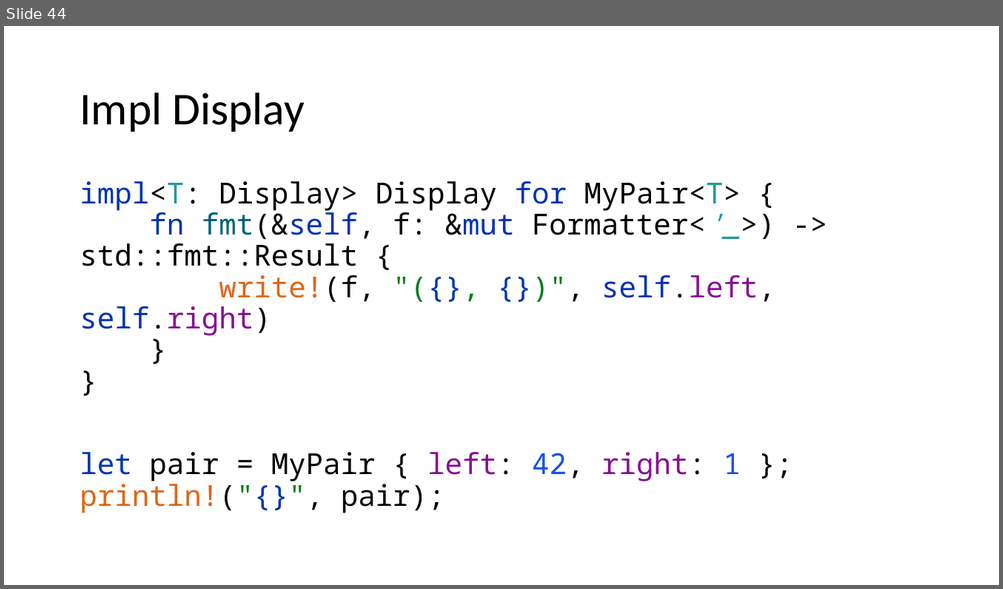
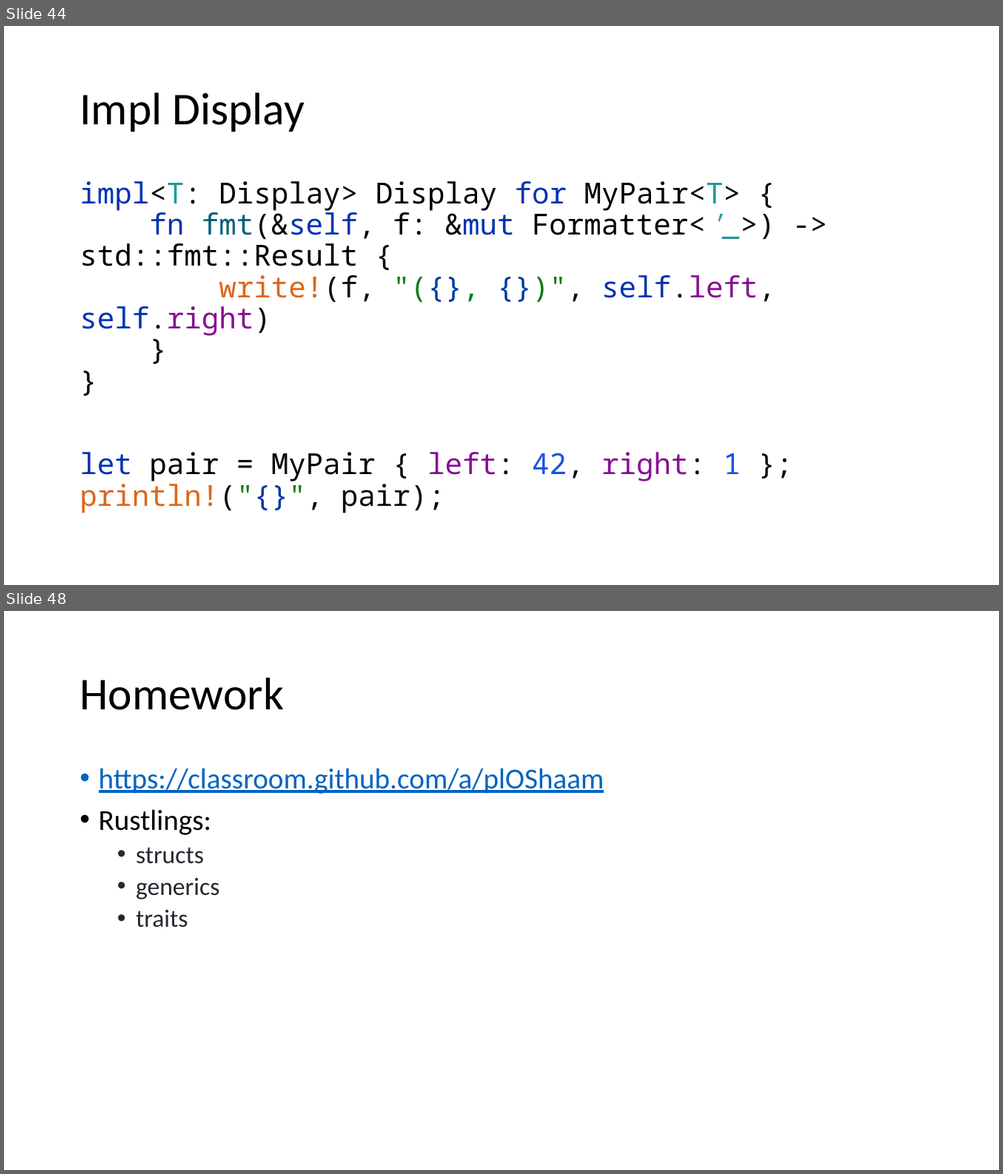
Before and after one commit to kugushev/course-rust-basics, a slide deck: src/03-BuildingBlocks/03-BuildingBlocks.pptx. Shown one above the other, each under a label of ours: slide 44 before the commit, slides 44 and 48 after it; the slides between them are not shown. The pictures are 1003x589 and 1003x1174 pixels, drawn with LibreOffice and Linux fonts; fonts in the diff are those of the drawing. Boxes give left, top, right and bottom in pixels: in the first picture for what was removed or moved away, otherwise in the second. Text is boxed around its words. In the diff, an @@ line names an element or a change of style, - is before the commit and + after.

```diff
--- a/src/03-BuildingBlocks/03-BuildingBlocks.pptx
+++ b/src/03-BuildingBlocks/03-BuildingBlocks.pptx
@@ slide 48 added at bbox=[4, 611, 999, 1170], background #FFFFFF @@
@@ title added at bbox=[79, 678, 284, 710], 44 pt, text #000000 @@
+Homework
@@ text added at bbox=[99, 768, 604, 928], 28 pt, text #0563C1, underline @@
+• https://classroom.github.com/a/plOShaam
+• Rustlings:
+  • structs
+  • generics
+  • traits
```
Also in this commit, not shown: 1 other slide added, 1 slide removed.
